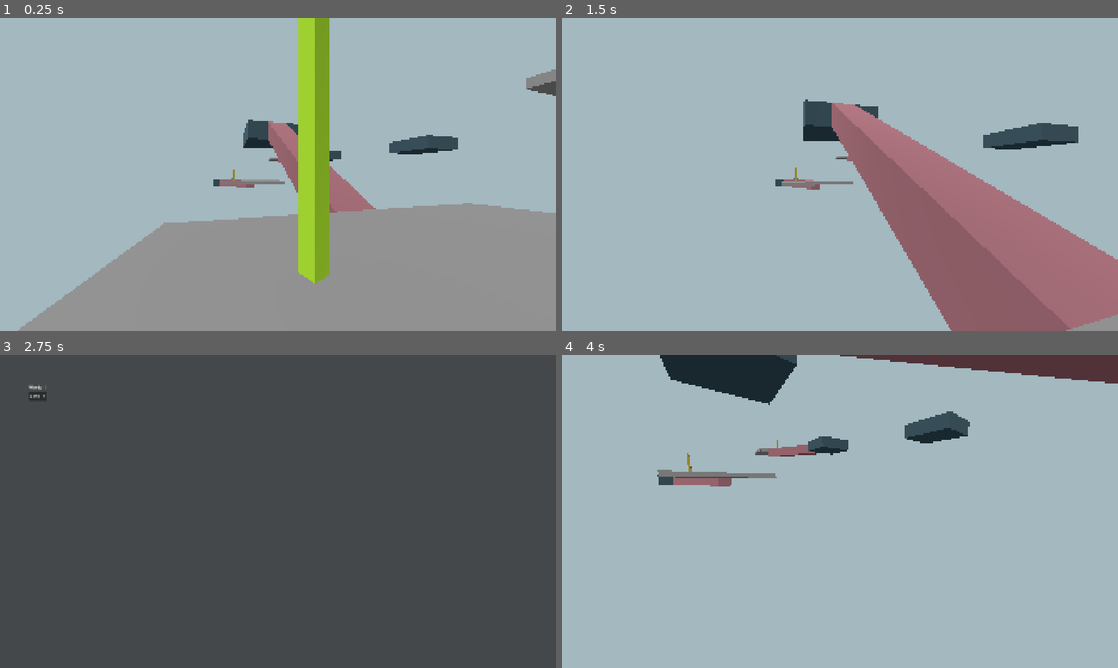
Above: before the commit, frames 1-4 (two rows, left to right).
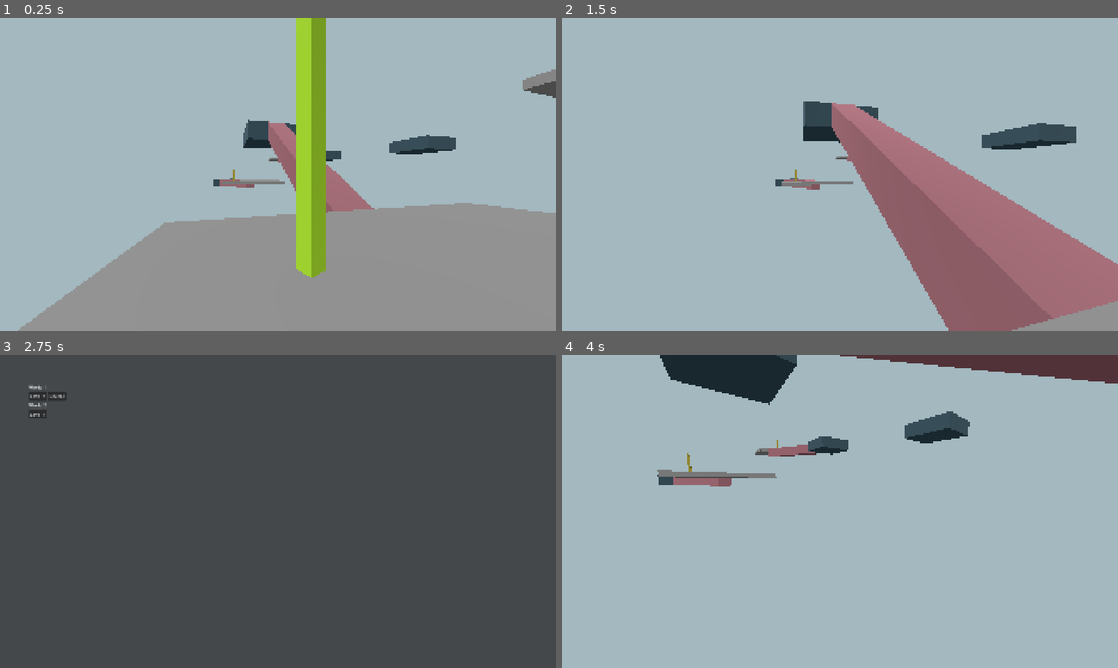
Above: after the commit, the same moments.

Repository: danitheturtle/godly-pets-delivery-service
Game: Godot game, scene res://main.tscn
Same seed, same stepped clock (60 frames per second), same inputs: the game is played once before the commit and once after it.
Inputs (mouse positions are in pixels of both pictures, inside the frame that each line leads up to):
- Up to frame 1 (0.25 s): no input
- Up to frame 2 (1.5 s): tap Enter at 0.5 s; move the mouse to (867, 174) at 0.52 s; press the mouse at (867, 174) at 0.53 s; hold W (forward) from 0.53 s (still down); tap Space (jump) at 0.77 s; move the mouse to (812, 174) at 1.27 s; release the mouse at (812, 174) at 1.28 s; tap F (interact) at 1.35 s
- Up to frame 3 (2.75 s): keep holding W (forward); tap Space (jump) at 1.52 s; move the mouse to (289, 505) at 2.02 s; hold L (level_select) from 2.03 s (still down)
- Up to frame 4 (4 s): release W (forward) at 2.75 s; release L (level_select) at 2.75 s; click "Level 1" at 2.75 s; move the mouse to (834, 517) at 3.52 s; hold W (forward) from 3.53 s (still down); tap E (rotate_clockwise) at 3.6 s; tap Space (jump) at 3.77 s

The runs differ from the first frame. In frame 1, 1.7% of the frame differs, in the area x 5-100%, y 0-98%; in frame 2, 1.4%; in frame 3, 0.2%; in frame 4, nothing differs.

Commit message:
made stair collision more robust with 2 collision areas for edge and center

Diff:
--- a/godot/game_objects/platform/platform.gd
+++ b/godot/game_objects/platform/platform.gd
@@ -183,6 +183,7 @@
             if col is Stairs:
                 attachedStairRefs.append(col)
                 col.collisionArea.body_entered.connect(on_body_entered_stair_area)
+                col.secondaryCollisionArea.body_entered.connect(on_body_entered_stair_secondary_area)
                 if col.get_parent() != nextPivot:
                     State.touchedNodes.append(col)
                     col.reparent(nextPivot, true)
@@ -191,6 +192,8 @@
     for attachedStair in attachedStairRefs:
         if attachedStair.collisionArea.is_connected("body_entered", on_body_entered_stair_area):
             attachedStair.collisionArea.body_entered.disconnect(on_body_entered_stair_area)
+        if attachedStair.secondaryCollisionArea.is_connected("body_entered", on_body_entered_stair_secondary_area):
+            attachedStair.secondaryCollisionArea.body_entered.disconnect(on_body_entered_stair_secondary_area)
 
 func get_pivot_basis_stops(pivot: CollisionShape3D) -> void:
     var childPivotBasisIndex = pivotsBasisStops.size()
@@ -216,8 +219,13 @@
     storedPivotsRotationIndex = pivotsRotationIndex
 
 func on_body_entered_stair_area(body: Node3D) -> void:
-    # TODO: collide with other platforms
-    if body == self || (body is PhysicsBody3D && !body.get_collision_layer_value(2)):
+    handle_collision(2, body)
+
+func on_body_entered_stair_secondary_area(body: Node3D) -> void:
+    handle_collision(3, body)
+
+func handle_collision(collisionLayer: int, body: Node3D):
+    if body == self || (body is PhysicsBody3D && (!body.get_collision_layer_value(collisionLayer))):
         return
     for nextAttachedStair in attachedStairRefs:
         if body == nextAttachedStair:
--- a/godot/game_objects/platform/square_platform.tscn
+++ b/godot/game_objects/platform/square_platform.tscn
@@ -15,7 +15,7 @@
 [sub_resource type="SphereShape3D" id="SphereShape3D_pi4wo"]
 
 [node name="SquarePlatform" type="AnimatableBody3D" unique_id=322832196 groups=["resetable"]]
-collision_layer = 3
+collision_layer = 5
 script = ExtResource("1_klhda")
 
 [node name="FloorCollider" type="CollisionShape3D" parent="." unique_id=221595719]
--- a/godot/game_objects/stairs/stairs.gd
+++ b/godot/game_objects/stairs/stairs.gd
@@ -2,6 +2,7 @@
 class_name Stairs
 
 @onready var collisionArea = $Area3D
+@onready var secondaryCollisionArea = $Area3DSecondary
 @onready var initialParent = get_parent()
 @onready var initialTransform = Transform3D(transform)
 
--- a/godot/game_objects/stairs/stairs.tscn
+++ b/godot/game_objects/stairs/stairs.tscn
@@ -5,12 +5,15 @@
 [ext_resource type="ArrayMesh" uid="uid://d3ywv5epcksy6" path="res://assets/stairs.obj" id="2_alqbs"]
 [ext_resource type="Shape3D" uid="uid://b6nqhrfkchyh8" path="res://assets/stairs.tres" id="3_frutw"]
 
+[sub_resource type="SphereShape3D" id="SphereShape3D_7w3rt"]
+radius = 1.5
+
 [sub_resource type="CapsuleShape3D" id="CapsuleShape3D_7w3rt"]
 radius = 1.25
 height = 19.0
 
 [node name="RotatingStaircase" type="AnimatableBody3D" unique_id=131645656 groups=["resetable"]]
-collision_layer = 3
+collision_layer = 7
 sync_to_physics = false
 script = ExtResource("1_t8gvg")
 
@@ -24,8 +27,21 @@
 shape = ExtResource("3_frutw")
 
 [node name="Area3D" type="Area3D" parent="." unique_id=2065246267]
+collision_layer = 0
 collision_mask = 2
 
-[node name="CollisionShape3D" type="CollisionShape3D" parent="Area3D" unique_id=200964753]
+[node name="TopSphereShape3D" type="CollisionShape3D" parent="Area3D" unique_id=1243455313]
+transform = Transform3D(1, 0, 0, 0, 1, 0, 0, 0, 1, 0, 5, -8.5)
+shape = SubResource("SphereShape3D_7w3rt")
+
+[node name="BottomSphereShape3D" type="CollisionShape3D" parent="Area3D" unique_id=2040776547]
+transform = Transform3D(1, 0, 0, 0, 1, 0, 0, 0, 1, 0, -5, 8.25)
+shape = SubResource("SphereShape3D_7w3rt")
+
+[node name="Area3DSecondary" type="Area3D" parent="." unique_id=1037591150]
+collision_layer = 0
+collision_mask = 4
+
+[node name="CollisionShape3D" type="CollisionShape3D" parent="Area3DSecondary" unique_id=200964753]
 transform = Transform3D(-2.1855692e-08, 3.7855173e-08, -1, 0.86602545, 0.49999997, 0, 0.49999997, -0.86602545, -4.371139e-08, 0, 0, 0)
 shape = SubResource("CapsuleShape3D_7w3rt")
--- a/godot/project.godot
+++ b/godot/project.godot
@@ -159,8 +159,9 @@
 [layer_names]
 
 3d_physics/layer_1="collides_with_actors"
-3d_physics/layer_2="collides_with_stairs"
-3d_physics/layer_3="bake_navmesh"
+3d_physics/layer_2="collides_with_stair_ends"
+3d_physics/layer_3="collides_with_stairs"
+3d_physics/layer_4="bake_navmesh"
 
 [physics]
 
--- a/godot/scripts/globals/state.gd
+++ b/godot/scripts/globals/state.gd
@@ -22,7 +22,7 @@
     level = null
     lastCheckpoint = null
     touchedNodes = []
-    highestWorldReached = 1
+    highestWorldReached = 2
     highestLevelReached = 1
 
 func set_world(_world: World) -> void:
--- a/godot/worlds/world_1.tscn
+++ b/godot/worlds/world_1.tscn
@@ -34,7 +34,7 @@
 [node name="World1" unique_id=206715187 instance=ExtResource("1_nlsqv")]
 
 [node name="Player" parent="." index="1" unique_id=66642413]
-transform = Transform3D(0.9643868, 0, -0.26449588, 0, 1, 0, 0.26449588, 0, 0.9643868, -7.524418, -9.727724, 33.281963)
+transform = Transform3D(0.9643868, 0, -0.26449588, 0, 1, 0, 0.26449588, 0, 0.9643868, -7.524418, -9.727724, 33.461044)
 
 [node name="Checkpoint" parent="Level1/Sub1" parent_id_path=PackedInt32Array(1133198089) index="0" unique_id=24656330]
 transform = Transform3D(1, 0, 0, 0, 1, 0, 0, 0, 1, -5.70969, -9.727724, 29.761488)
@@ -44,6 +44,7 @@
 
 [node name="StaticBody3D" type="StaticBody3D" parent="Level1/Sub1/Static" parent_id_path=PackedInt32Array(713561273) index="0" unique_id=1363727340]
 transform = Transform3D(1, 0, 0, 0, 1, 0, 0, 0, 1, 0, -10.227724, 29.853167)
+collision_layer = 9
 
 [node name="CollisionShape3D" type="CollisionShape3D" parent="Level1/Sub1/Static/StaticBody3D" index="0" unique_id=832498751]
 shape = SubResource("BoxShape3D_fwsfs")
@@ -66,6 +67,7 @@
 
 [node name="StaticBody3D" type="StaticBody3D" parent="Level1/Sub2/Static" index="0" unique_id=871813117]
 transform = Transform3D(1, 0, 0, 0, 1, 0, 0, 0, 1, 11.25, 1.0150003, 29.25547)
+collision_layer = 9
 
 [node name="CollisionShape3D" type="CollisionShape3D" parent="Level1/Sub2/Static/StaticBody3D" index="0" unique_id=1893443339]
 shape = SubResource("BoxShape3D_0p53a")
@@ -91,6 +93,7 @@
 
 [node name="StaticBody3D" type="StaticBody3D" parent="Level1/Sub3/Static" index="0" unique_id=1587029333]
 transform = Transform3D(1, 0, 0, 0, 1, 0, 0, 0, 1, -10.624277, 0.9893192, -29.85872)
+collision_layer = 9
 
 [node name="CollisionShape3D" type="CollisionShape3D" parent="Level1/Sub3/Static/StaticBody3D" index="0" unique_id=1817873285]
 shape = SubResource("BoxShape3D_wkq5h")
@@ -131,7 +134,7 @@
 
 [node name="StaticBody3D" type="StaticBody3D" parent="Level2/Sub1/Static" index="0" unique_id=1685891372]
 transform = Transform3D(1, 0, 0, 0, 1, 0, 0, 0, 1, 0.3288269, -10.248693, -29.005795)
-collision_layer = 5
+collision_layer = 9
 
 [node name="CollisionShape3D" type="CollisionShape3D" parent="Level2/Sub1/Static/StaticBody3D" index="0" unique_id=1777088797]
 shape = SubResource("BoxShape3D_fwsfs")
@@ -175,7 +178,7 @@
 
 [node name="StaticBody3D" type="StaticBody3D" parent="Level2/Sub2/Static" index="0" unique_id=181032458]
 transform = Transform3D(1, 0, 0, 0, 1, 0, 0, 0, 1, 28.642849, -10.257938, -0.018791199)
-collision_layer = 5
+collision_layer = 9
 
 [node name="CollisionShape3D" type="CollisionShape3D" parent="Level2/Sub2/Static/StaticBody3D" index="0" unique_id=494800254]
 shape = SubResource("BoxShape3D_wkq5h")
@@ -186,7 +189,7 @@
 
 [node name="StairBlocker" type="StaticBody3D" parent="Level2/Sub2/Static" index="1" unique_id=590627162]
 transform = Transform3D(1, 0, 0, 0, 1, 0, 0, 0, 1, -7.7688255, 4.094757, -51.022064)
-collision_layer = 3
+collision_layer = 7
 
 [node name="CollisionShape3D" type="CollisionShape3D" parent="Level2/Sub2/Static/StairBlocker" index="0" unique_id=1056507101]
 shape = SubResource("BoxShape3D_a02j0")
@@ -197,7 +200,7 @@
 
 [node name="StairBlocker1" type="StaticBody3D" parent="Level2/Sub2/Static" index="2" unique_id=1784285130]
 transform = Transform3D(1, 0, 0, 0, 1, 0, 0, 0, 1, 7.7601776, 4.094757, -51.050064)
-collision_layer = 3
+collision_layer = 7
 
 [node name="CollisionShape3D" type="CollisionShape3D" parent="Level2/Sub2/Static/StairBlocker1" index="0" unique_id=406149835]
 shape = SubResource("BoxShape3D_a02j0")
@@ -211,6 +214,7 @@
 
 [node name="StaticBody3D" type="StaticBody3D" parent="Level2" index="3" unique_id=1317469084]
 transform = Transform3D(-4.371139e-08, 0, -1, 0, 1, 0, 1, 0, -4.371139e-08, -28.696932, 57.259834, -16.50676)
+collision_layer = 9
 
 [node name="CollisionShape3D" type="CollisionShape3D" parent="Level2/StaticBody3D" index="0" unique_id=1931669128]
 shape = SubResource("BoxShape3D_fwsfs")
Not shown, changed: gpds_obsidian/.obsidian/workspace.json
Not shown, added: gpds_obsidian/Mechanics/Stretch/Stair Graph.md
Not shown, added: gpds_obsidian/Prototype Stuff Implemented/Player Controller.md
Not shown, added: gpds_obsidian/Todo/Fix stair collision.md
Not shown, removed: gpds_obsidian/Todo/Iterate player controller.md
Not shown, added: gpds_obsidian/Todo/Navmesh.md
